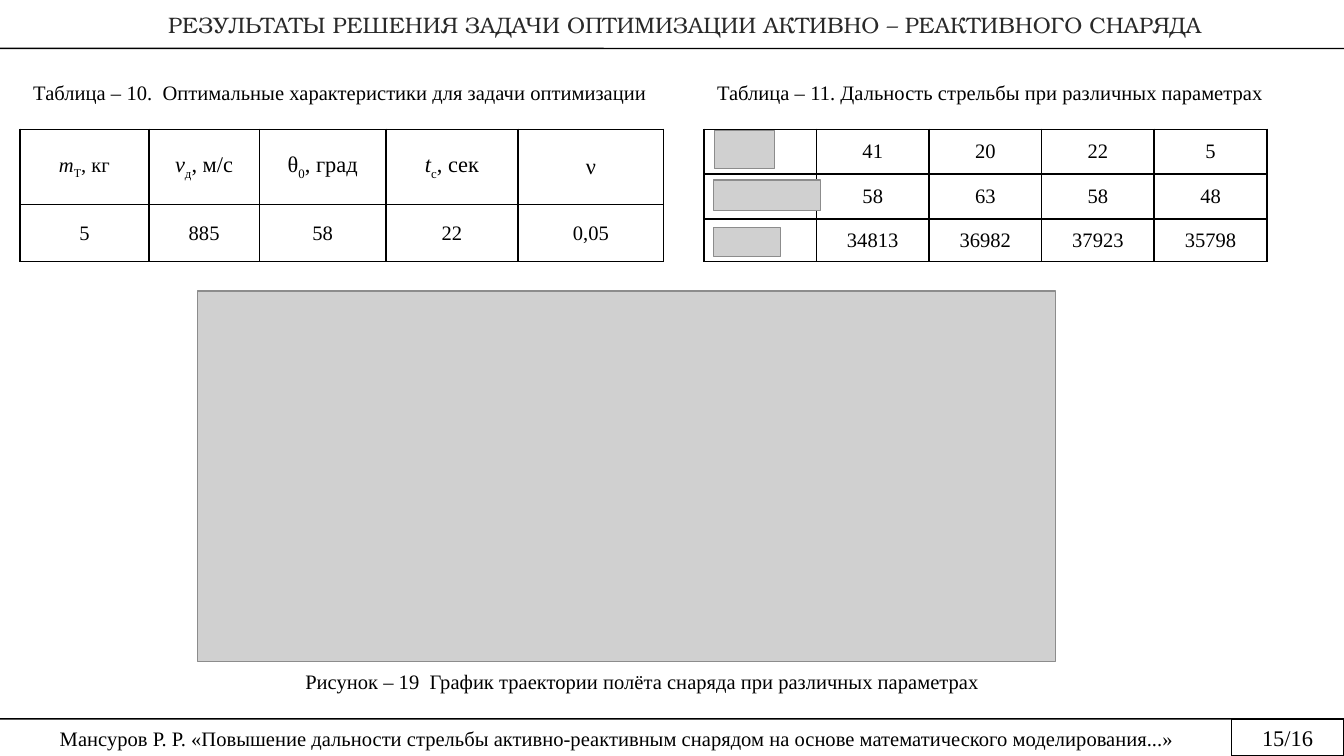
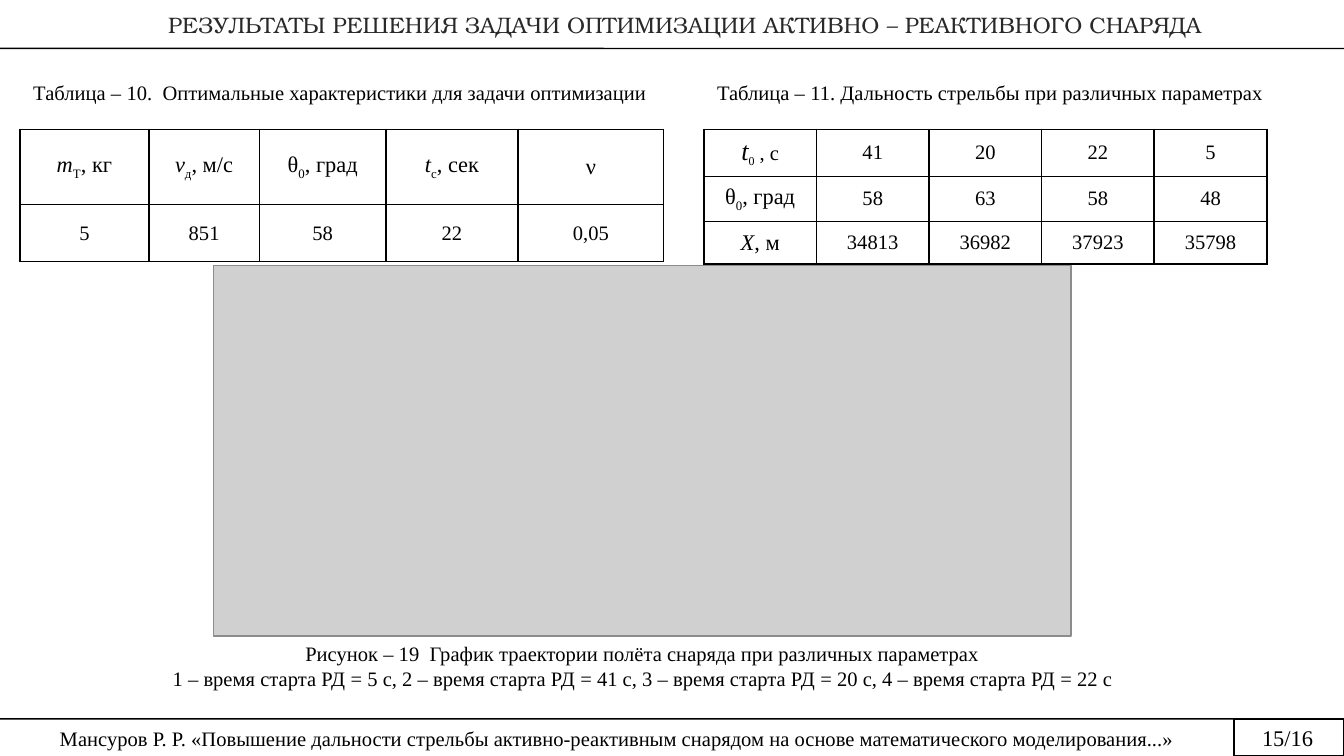
Before and after one commit to rustam-mansurov/cats, a slide deck: slide 15 of ВКР_Мансуров_РР_01.04.04.pptx. Drawn at 1344x756 pixels with LibreOffice and Linux fonts; fonts in the diff are those of the drawing; grey boxes stand for pictures. Boxes give left, top, right and bottom in pixels: in the first picture for what was removed or moved away, otherwise in the second. Text is boxed around its words. In the diff, an @@ line names an element or a change of style, - is before the commit and + after.

```diff
--- a/ВКР_Мансуров_РР_01.04.04.pptx
+++ b/ВКР_Мансуров_РР_01.04.04.pptx
@@ table at <box>20,129,663,261</box> @@
-row 2, column 2: 885
+row 2, column 2: 851
@@ size 11 to 12 pt in "mT, кг" @@
@@ table at <box>704,129,1269,261</box> @@
-row 1, column 1: 
+row 1, column 1: t0 , с
-row 2, column 1: 
+row 2, column 1: θ0, град
-row 3, column 1: 
+row 3, column 1: X, м
@@ picture removed at <box>715,130,775,169</box> @@
@@ picture removed at <box>714,180,821,211</box> @@
@@ picture removed at <box>714,227,781,257</box> @@
@@ picture: place and size @@
-picture at <box>198,290,1055,661</box>
+picture at <box>214,265,1071,636</box>
@@ text "Рисунок – 19 График траектории ...": place and size @@
-text "Рисунок – 19 График траектории ..." at <box>305,674,979,694</box>
+text "Рисунок – 19 График траектории ..." at <box>173,646,1112,691</box>
@@ text at <box>173,672,1112,691</box>: paragraph added @@
+1 – время старта РД = 5 с, 2 – время старта РД = 41 с, 3 – время старта РД = 20 с, 4 – время старта РД = 22 с
```
Also in this commit, not shown: 5 other slides changed.
